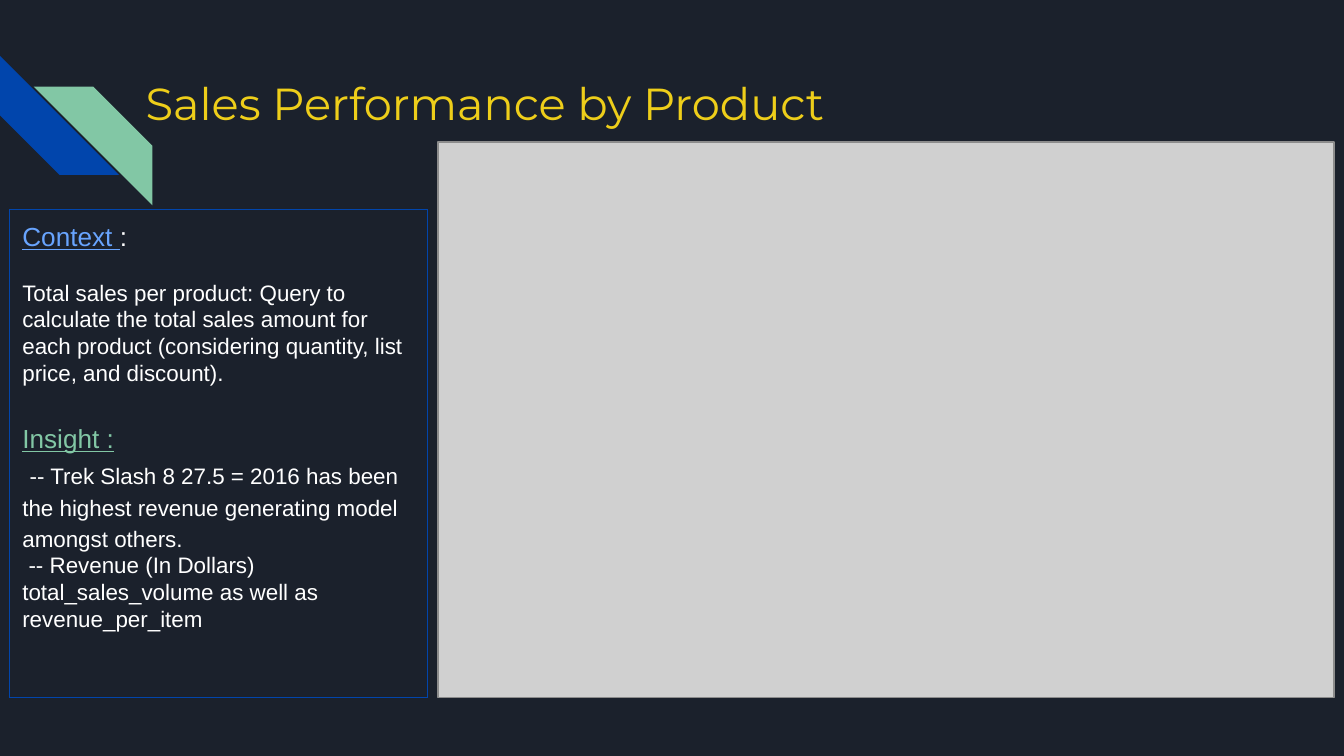
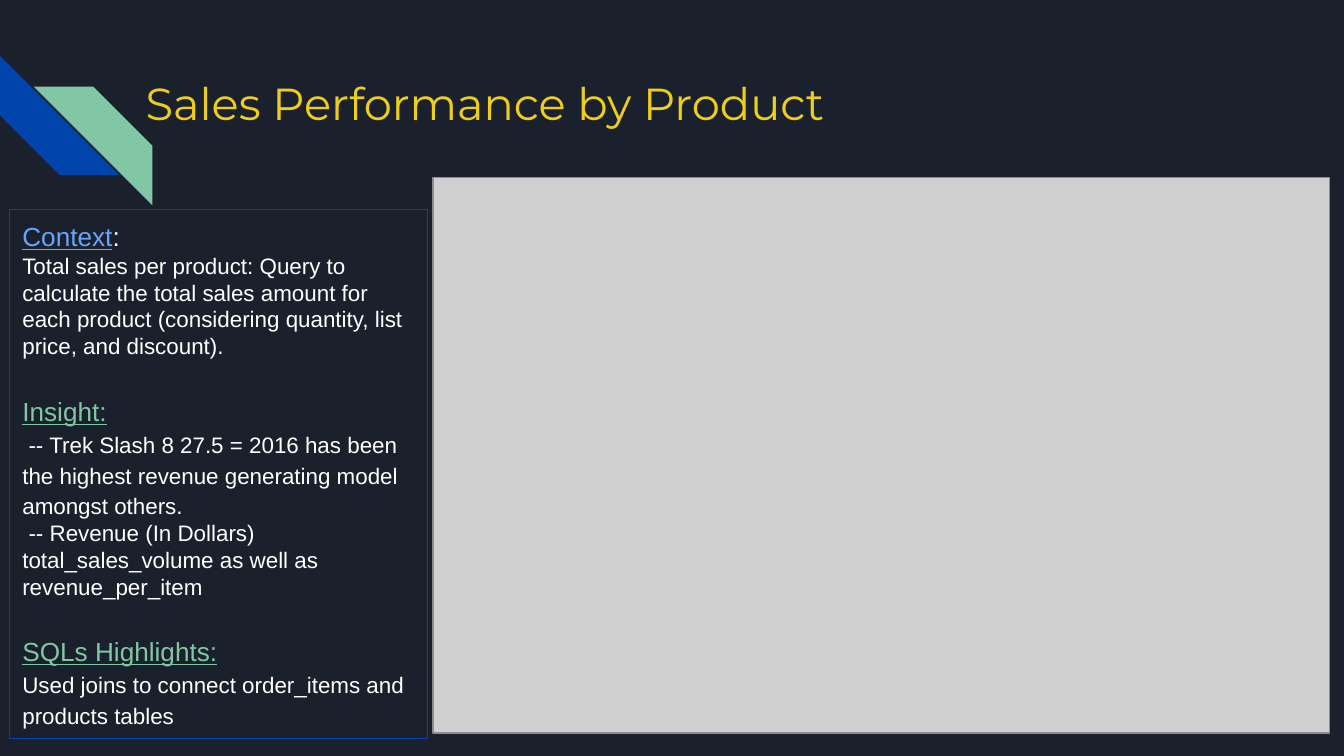
Before and after one commit to Manju-crz/sql_mini_project, a slide deck: slide 9 of SQL Miniproject Group 3 - Bike Store.pptx. Drawn at 1344x756 pixels with LibreOffice and Linux fonts; fonts in the diff are those of the drawing; grey boxes stand for pictures. Boxes give left, top, right and bottom in pixels: in the first picture for what was removed or moved away, otherwise in the second. Text is boxed around its words. In the diff, an @@ line names an element or a change of style, - is before the commit and + after.

```diff
--- a/SQL Miniproject Group 3 - Bike Store.pptx
+++ b/SQL Miniproject Group 3 - Bike Store.pptx
@@ picture: place and size @@
-picture at (438, 142, 1335, 698)
+picture at (433, 177, 1329, 732)
@@ rectangle "Context:": place and size @@
-rectangle "Context:" at (9, 210, 427, 698)
+rectangle "Context:" at (9, 210, 427, 739)
@@ text in rectangle at (22, 227, 120, 250): spaces changed @@
-Context :
+Context:
@@ text in rectangle at (22, 402, 106, 427): spaces changed @@
-Insight :
+Insight:
@@ text in rectangle at (22, 642, 403, 729): paragraphs added @@
+SQLs Highlights:
+Used joins to connect order_items and products tables
```
Also in this commit, not shown: 13 other slides changed, 4 slides added, 7 slides removed.
